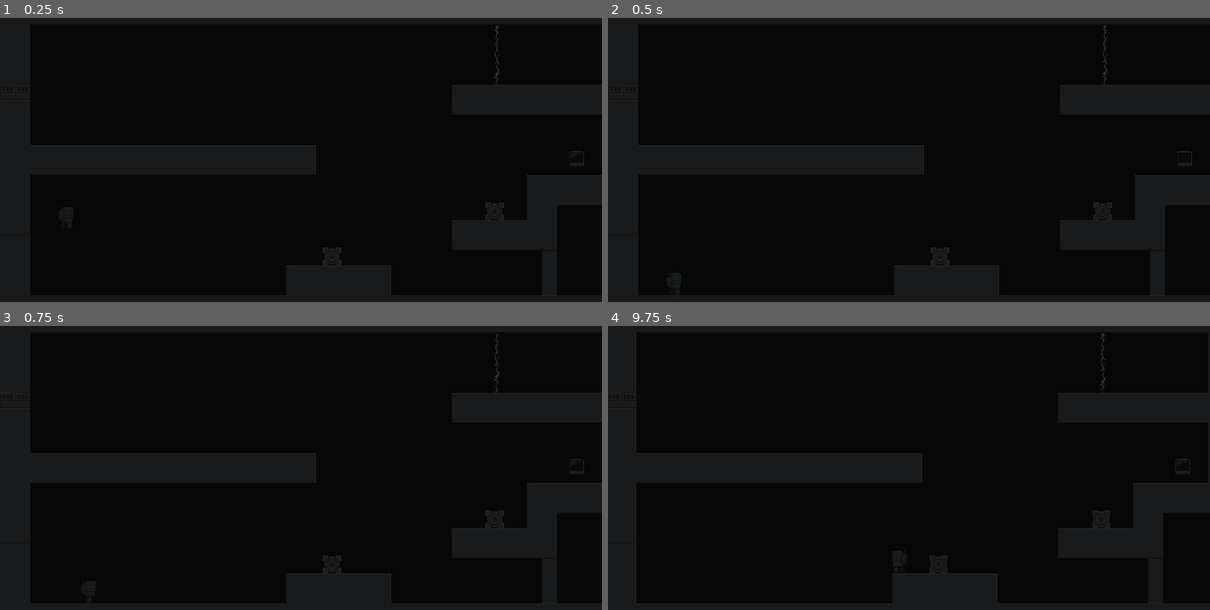
Above: before the commit, frames 1-4 (two rows, left to right).
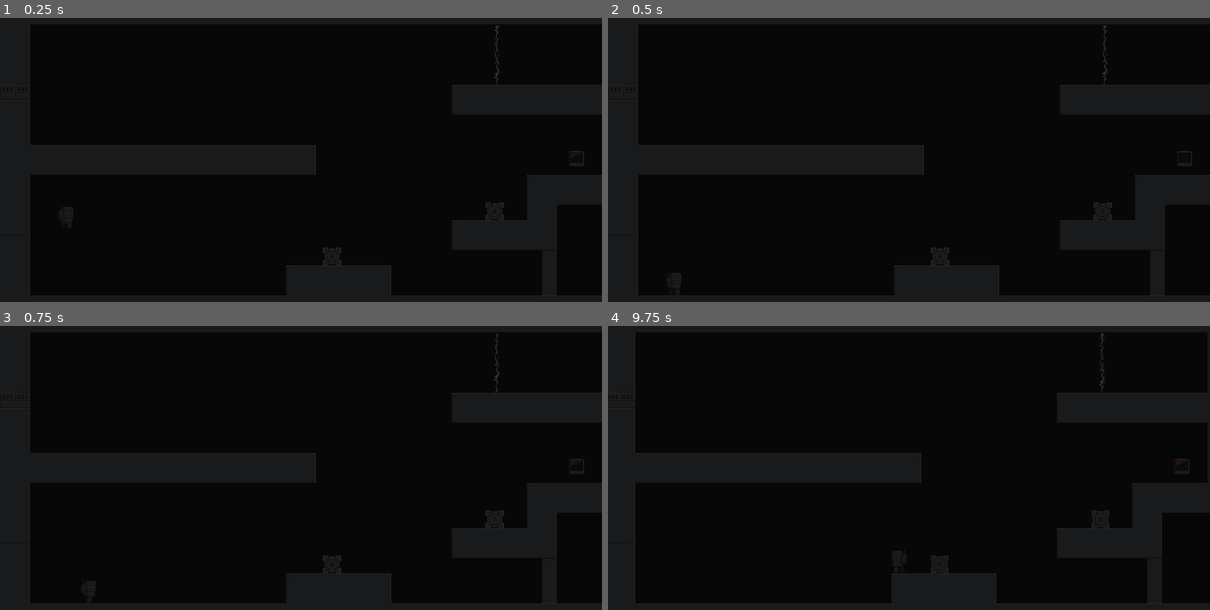
Above: after the commit, the same moments.

Repository: dreamcatstudios/Local-Network-Game
Game: Godot game, scene res://levels/level1/Level1.tscn
The game is run twice, just before and just after one commit, with the same random seed, the same clock (stepped at 60 frames per second) and the same inputs. This scene is started directly instead of the project's main scene. The engine's default icon, where the game draws it, is replaced by a stand-in: a white triangle on a blue panel in a dark square.
Inputs:
- Up to frame 1 (0.25 s): no input
- Up to frame 2 (0.5 s): no input
- Up to frame 3 (0.75 s): tap Enter (ui_accept) at 0.5 s; hold Right (ui_right) from 0.53 s (still down)
- Up to frame 4 (9.75 s): tap Space (jump) at 0.77, 1.52, 3.02, 3.77, 4.52, 6.02, 6.77, 7.52, 9.02 s; release Right (ui_right) at 2.03 s; hold Left (ui_left) 2.03-2.78 s; hold Right (ui_right) 2.78-4.28 s; hold Left (ui_left) 4.28-5.03 s; hold Right (ui_right) 5.03-5.78 s; hold Left (ui_left) 5.78-7.28 s; hold Right (ui_right) 7.28-9.53 s; tap Enter (ui_accept) at 8 s; hold Left (ui_left) from 9.53 s (still down)

Frames 1-3 are identical in both runs. In frame 4, 0.3% of the frame differs, in the area x 4-97%, y 2-98%.

Commit message:
added door 2

Diff:
--- a/levels/level1/Level1.tscn
+++ b/levels/level1/Level1.tscn
@@ -72,9 +72,26 @@
 "values": [Vector2(584, 296), Vector2(584, 344)]
 }
 
+[sub_resource type="Animation" id="Animation_r2qxh"]
+resource_name = "door2"
+length = 3.0
+tracks/0/type = "value"
+tracks/0/imported = false
+tracks/0/enabled = true
+tracks/0/path = NodePath("../Door2:position")
+tracks/0/interp = 1
+tracks/0/loop_wrap = true
+tracks/0/keys = {
+"times": PackedFloat32Array(0, 2.9),
+"transitions": PackedFloat32Array(1, 1),
+"update": 0,
+"values": [Vector2(2119, 288), Vector2(2119, 388)]
+}
+
 [sub_resource type="AnimationLibrary" id="AnimationLibrary_rghmw"]
 _data = {
-"door1": SubResource("Animation_ilnew")
+"door1": SubResource("Animation_ilnew"),
+"door2": SubResource("Animation_r2qxh")
 }
 
 [sub_resource type="RectangleShape2D" id="RectangleShape2D_68vg0"]
@@ -582,6 +599,7 @@
 1:6/0 = 0
 1:6/0/physics_layer_0/linear_velocity = Vector2(0, 0)
 1:6/0/physics_layer_0/angular_velocity = 0.0
+1:6/0/physics_layer_0/polygon_0/points = PackedVector2Array(-8, -8, -8, 8, 8, 8, -0.4375, -0.5)
 2:6/0 = 0
 2:6/0/physics_layer_0/linear_velocity = Vector2(0, 0)
 2:6/0/physics_layer_0/angular_velocity = 0.0
@@ -1301,6 +1319,18 @@
 autoplay = "idle"
 frame_progress = 0.582574
 
+[node name="Door1Trigger2" type="Area2D" parent="DoorNodes"]
+position = Vector2(2088, 225)
+
+[node name="CollisionShape2D" type="CollisionShape2D" parent="DoorNodes/Door1Trigger2"]
+shape = SubResource("RectangleShape2D_vmlxp")
+
+[node name="Sprite2D" type="AnimatedSprite2D" parent="DoorNodes/Door1Trigger2"]
+sprite_frames = SubResource("SpriteFrames_25t72")
+animation = &"idle"
+autoplay = "idle"
+frame_progress = 0.582574
+
 [node name="Door" type="StaticBody2D" parent="DoorNodes"]
 position = Vector2(584, 296)
 rotation = 1.5708
@@ -1309,6 +1339,19 @@
 shape = SubResource("RectangleShape2D_0w12s")
 
 [node name="Sprite2D" type="Sprite2D" parent="DoorNodes/Door"]
+texture = ExtResource("3_jjttf")
+region_enabled = true
+region_rect = Rect2(0, 48, 48, 16)
+
+[node name="Door2" type="StaticBody2D" parent="DoorNodes"]
+position = Vector2(2119, 288)
+rotation = 1.5708
+scale = Vector2(1.35, 1)
+
+[node name="CollisionShape2D" type="CollisionShape2D" parent="DoorNodes/Door2"]
+shape = SubResource("RectangleShape2D_0w12s")
+
+[node name="Sprite2D" type="Sprite2D" parent="DoorNodes/Door2"]
 texture = ExtResource("3_jjttf")
 region_enabled = true
 region_rect = Rect2(0, 48, 48, 16)
@@ -1448,9 +1491,10 @@
 top_level = true
 tile_set = SubResource("TileSet_rup2x")
 format = 2
-layer_0/tile_data = PackedInt32Array(1376256, 65536, 2, 1441 …(17887 unchanged characters)…  2, 1310836, 65536, 2, 655380, 131072, 1)
+layer_0/tile_data = PackedInt32Array(1376256, 65536, 2, 1441 …(17887 unchanged characters)…  2, 1310836, 65536, 2, 655380, 131072, 1, 1245270, 65536, 6)
 
 [connection signal="body_entered" from="Checkpoint1" to="." method="_on_checkpoint_body_entered"]
 [connection signal="body_entered" from="DoorNodes/Door1Trigger" to="." method="_on_door_1_trigger_body_entered"]
+[connection signal="body_entered" from="DoorNodes/Door1Trigger2" to="." method="_on_door_1_trigger_2_body_entered"]
 [connection signal="body_shape_entered" from="Lasers/Laser" to="Lasers/Laser" method="_on_body_shape_entered"]
 [connection signal="body_entered" from="RotatingLasers/RotatingLaser/Laser" to="." method="_on_death_area_body_entered"]
--- a/levels/level1/level1.gd
+++ b/levels/level1/level1.gd
@@ -72,9 +72,6 @@
 
 	return spawn_point
 
-func _on_door_1_trigger_body_entered(body):
-	$DoorNodes/DoorAnimation.play("door1")
-	$DoorNodes/Door1Trigger.visible = false
 
 func _on_checkpoint_body_entered(body):
 	if body.is_in_group("player"):
@@ -147,3 +144,14 @@
 		position = checkpoint_position + offset
 	else:
 		position = spawn_point + offset
+
+
+
+#<--- Door Related Code ---->
+func _on_door_1_trigger_body_entered(body):
+	$DoorNodes/DoorAnimation.play("door1")
+	$DoorNodes/Door1Trigger.visible = false
+
+func _on_door_1_trigger_2_body_entered(body):
+	$DoorNodes/DoorAnimation.play("door2")
+	$DoorNodes/Door2.visible = false
--- a/player/player.gd
+++ b/player/player.gd
@@ -4,8 +4,8 @@
 @onready var animated_sprite = $AnimatedSprite2D
 
 const SPEED = 120.0
-const JUMP_VELOCITY = -320.0
-var push_force = 25.0
+const JUMP_VELOCITY = -315.0
+var push_force = 20.0
 var gravity = ProjectSettings.get_setting("physics/2d/default_gravity")
 
 func _ready():
--- a/player/player.tscn
+++ b/player/player.tscn
@@ -123,12 +123,6 @@
 properties/5/path = NodePath("AnimatedSprite2D:flip_v")
 properties/5/spawn = true
 properties/5/replication_mode = 1
-properties/6/path = NodePath(".:process_thread_group")
-properties/6/spawn = true
-properties/6/replication_mode = 1
-properties/7/path = NodePath(".:push_force")
-properties/7/spawn = true
-properties/7/replication_mode = 1
 
 [node name="Player" type="CharacterBody2D" groups=["player"]]
 script = ExtResource("1_mechc")
Not shown: 1 places in levels/level1/Level1.tscn that only renumber resources
